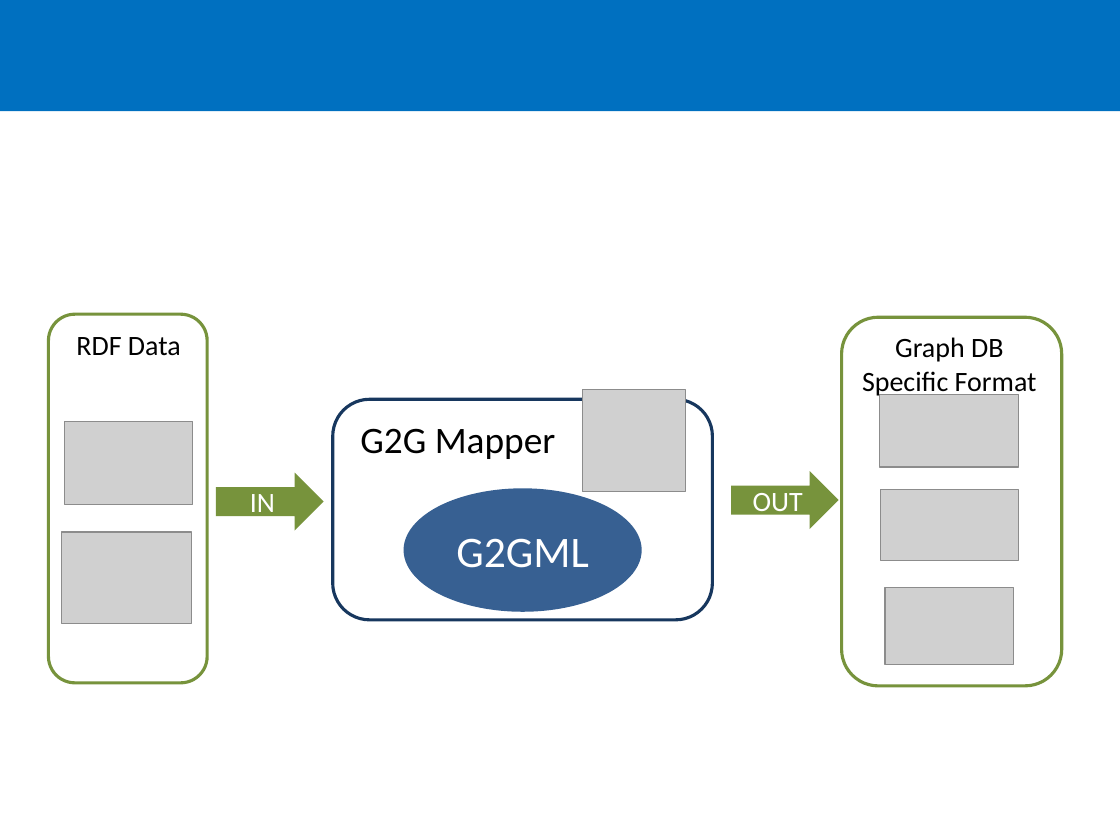
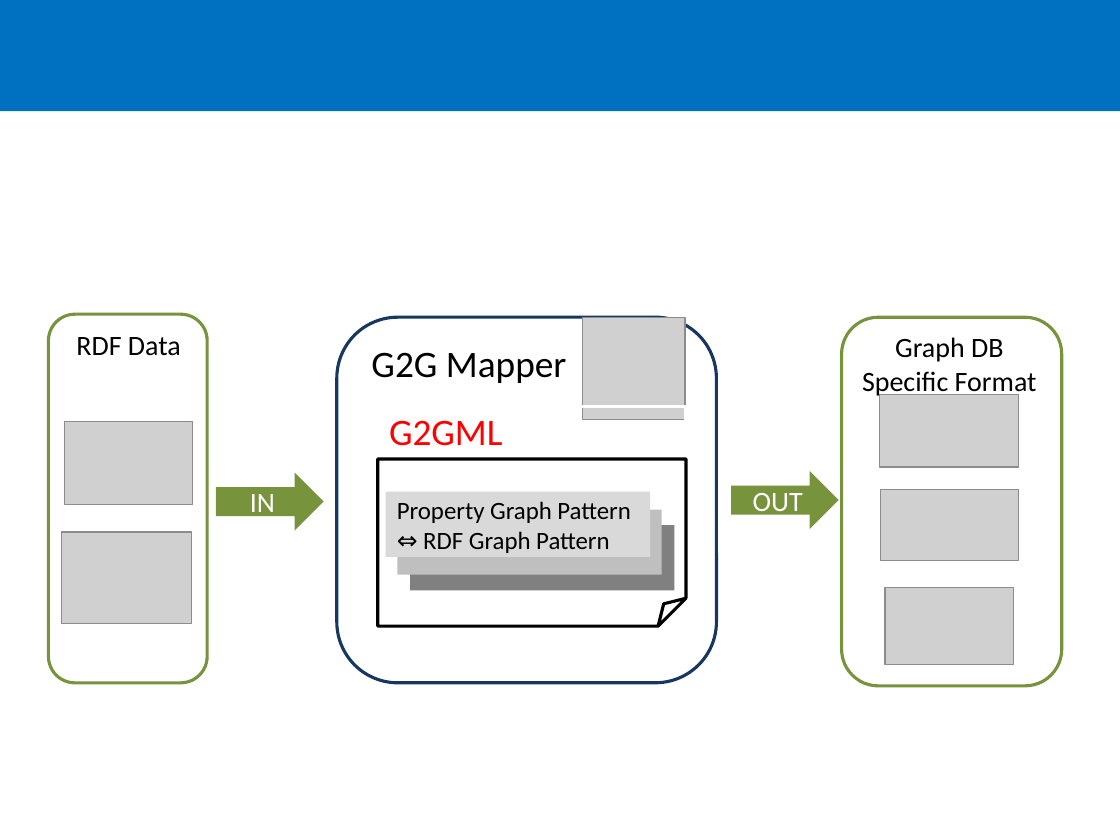
Before and after one commit to g2glab/paper-01, a slide deck: slide 1 of dataflow.pptx. Drawn at 1120x840 pixels with LibreOffice and Linux fonts; fonts in the diff are those of the drawing; grey boxes stand for pictures. Boxes give left, top, right and bottom in pixels: in the first picture for what was removed or moved away, otherwise in the second. Text is boxed around its words. In the diff, an @@ line names an element or a change of style, - is before the commit and + after.

```diff
--- a/dataflow.pptx
+++ b/dataflow.pptx
@@ rounded rectangle "G2G Mapper": place and size @@
-rounded rectangle "G2G Mapper" at [333,400,712,620]
+rounded rectangle "G2G Mapper" at [337,317,717,682]
@@ picture: place and size @@
-picture at [582,390,684,492]
+picture at [582,317,684,419]
@@ rectangle "G2GML": place and size @@
-rectangle "G2GML" at [403,488,642,612]
+rectangle "G2GML" at [377,407,685,455]
@@ rectangle "G2GML" at [377,407,685,455]: size 28 to 24 pt, text colour #FFFFFF to #FF0000; alignment centre to left; ellipse to rectangle; fill #376092 to none; outline none to #FFFFFF 2 pt @@
@@ folded corner added at [377,459,685,626], outline #000000 2 pt @@
@@ rectangle added at [385,492,650,557], fill #D9D9D9, 16 pt, text #000000 @@
+Property Graph Pattern ⇔ RDF Graph Pattern
@@ rectangle added at [398,510,662,575], fill #BFBFBF @@
@@ rectangle added at [410,525,674,590], fill #808080 @@
```
Also in this commit, not shown: 1 other file.
